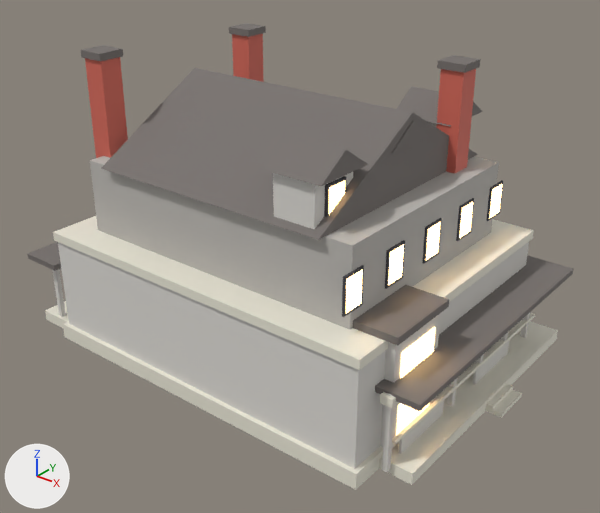
An edit to the glTF model sandbox/fromville/public/assets/kits/colina.glb, drawn before and after from the same camera.
The view is the same before and after, from a camera (50 mm lens) standing at (20.9, -25.7, 20.1) and looking at (0.6, -0.4, 4.4). The axes (+X, +Y, +Z) are drawn at lower left. The lights are the same throughout. The picture after the commit comes second.

Before the edit, the objects in view are built like this:
```python
mat_fvm_roof = principled_material('fvm_roof')
mat_fvm_roof.base_color = (0.18, 0.16, 0.15)  # grey #766f6c
mat_fvm_roof.roughness = 0.75
mat_fvm_wall = principled_material('fvm_wall')
mat_fvm_wall.base_color = (0.72, 0.7, 0.66)  # light grey #dddad4
mat_fvm_wall.roughness = 0.85
mat_fvm_wall2 = principled_material('fvm_wall2')
mat_fvm_wall2.base_color = (0.5, 0.48, 0.45)  # grey #bcb8b3
mat_fvm_wall2.roughness = 0.85
me_cube_273 = bpy.data.meshes.new('Cube.273')
me_cube_273.from_pydata(...)  # 616 vertices, 920 faces; spans x -10.3..10.3, y -6.7..7.4, z 0.0..12.9
# faces by material slot: [156, 192, 12, 104, 36, 204, 216]
me_cube_273.materials.append(mat_fvm_trim)  # white #edeada
me_cube_273.materials.append(mat_fvm_wall)  # light grey #dddad4
me_cube_273.materials.append(mat_fvm_wall2)  # grey #bcb8b3
me_cube_273.materials.append(mat_fvm_roof)  # grey #766f6c
me_cube_273.materials.append(mat_fvm_accent)  # red #d46959
me_cube_273.materials.append(mat_fvm_dark)  # dark grey #45454b
me_cube_273.materials.append(mat_fvm_windowglow)  # beige #f3ddad, glowing beige #ffd495
ob_colina = bpy.data.objects.new('colina', me_cube_273)
ob_colina.location = (0.0, 0.0, 0.0)
```
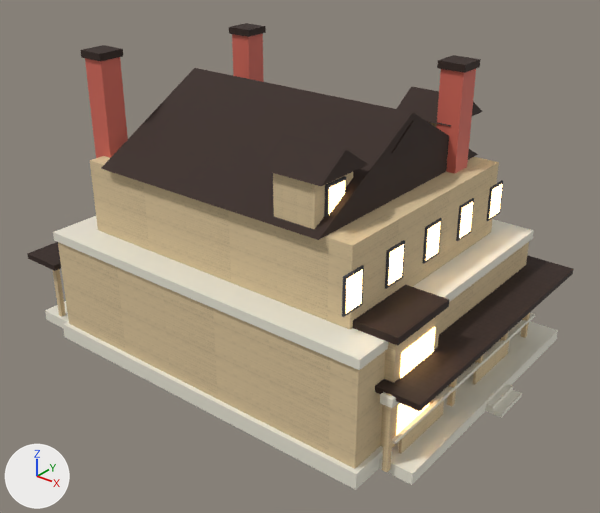
Where the change shows, as pixel boxes (x1, y1, x2, y2) in the pictures (600 x 513 px):
'colina', surface changed: (27, 23, 573, 474) in both

What changed in the scene script:
```text
Add img_fvtex_fvm_roof:
    img_fvtex_fvm_roof = load_image('fvtex_fvm_roof', '_unpacked/fvtex_fvm_roof', 512, 512, 'sRGB')
Add img_fvtex_fvm_wall:
    img_fvtex_fvm_wall = load_image('fvtex_fvm_wall', '_unpacked/fvtex_fvm_wall', 512, 512, 'sRGB')
Change mat_fvm_wall:
    where n0 = _N.new('ShaderNodeBsdfPrincipled'); n0.name = 'Principled BSDF'
    remove n0.inputs[0].default_value = (0.72, 0.7, 0.66, 1.0)  # 'Base Color', light grey #dddad4
    n0.inputs[2].default_value: 0.85 -> 0.9  # 'Roughness'
    add n2 = _N.new('ShaderNodeTexImage'); n2.name = 'Image Texture'
    add n2.image = img_fvtex_fvm_wall
    add n3 = _N.new('ShaderNodeMapping'); n3.name = 'Mapping'
    add n3.inputs[3].default_value = (11.72, 11.72, 1.0)  # 'Scale'
    add n4 = _N.new('ShaderNodeUVMap'); n4.name = 'UV Map'
    add n4.uv_map = 'UVMap'
    add _L.new(n2.outputs[0], n0.inputs[0])  # 'Color' to 'Base Color'
    add _L.new(n3.outputs[0], n2.inputs[0])  # 'Vector' to 'Vector'
    add _L.new(n4.outputs[0], n3.inputs[0])  # 'UV' to 'Vector'
Change mat_fvm_wall2:
    where n0 = _N.new('ShaderNodeBsdfPrincipled'); n0.name = 'Principled BSDF'
    remove n0.inputs[0].default_value = (0.5, 0.48, 0.45, 1.0)  # 'Base Color', grey #bcb8b3
    n0.inputs[2].default_value: 0.85 -> 0.9  # 'Roughness'
    add n2 = _N.new('ShaderNodeTexImage'); n2.name = 'Image Texture'
    add n2.image = img_fvtex_fvm_wall
    add n3 = _N.new('ShaderNodeMapping'); n3.name = 'Mapping'
    add n3.inputs[3].default_value = (11.72, 11.72, 1.0)  # 'Scale'
    add n4 = _N.new('ShaderNodeUVMap'); n4.name = 'UV Map'
    add n4.uv_map = 'UVMap'
    add _L.new(n2.outputs[0], n0.inputs[0])  # 'Color' to 'Base Color'
    add _L.new(n3.outputs[0], n2.inputs[0])  # 'Vector' to 'Vector'
    add _L.new(n4.outputs[0], n3.inputs[0])  # 'UV' to 'Vector'
Change mat_fvm_roof:
    where n0 = _N.new('ShaderNodeBsdfPrincipled'); n0.name = 'Principled BSDF'
    remove n0.inputs[0].default_value = (0.18, 0.16, 0.15, 1.0)  # 'Base Color', grey #766f6c
    n0.inputs[2].default_value: 0.75 -> 0.8  # 'Roughness'
    add n2 = _N.new('ShaderNodeTexImage'); n2.name = 'Image Texture'
    add n2.image = img_fvtex_fvm_roof
    add n3 = _N.new('ShaderNodeMapping'); n3.name = 'Mapping'
    add n3.inputs[3].default_value = (15.62, 15.62, 1.0)  # 'Scale'
    add n4 = _N.new('ShaderNodeUVMap'); n4.name = 'UV Map'
    add n4.uv_map = 'UVMap'
    add _L.new(n2.outputs[0], n0.inputs[0])  # 'Color' to 'Base Color'
    add _L.new(n3.outputs[0], n2.inputs[0])  # 'Vector' to 'Vector'
    add _L.new(n4.outputs[0], n3.inputs[0])  # 'UV' to 'Vector'
```
